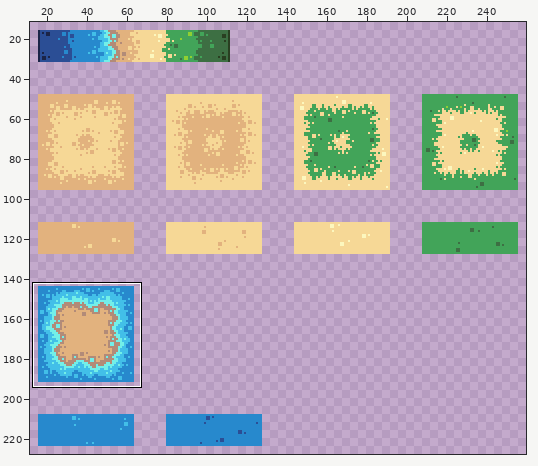
A pixel-art file gets an edit: Terrain_Basic.aseprite. Above: a wide view before the commit, with the close-up outlined.
Close-up. First the earlier version:
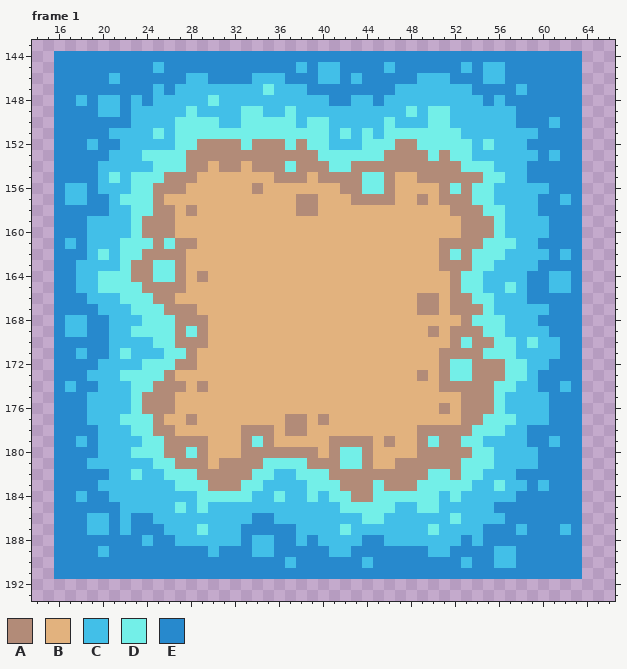
512x512 pixels, 1 frame. Shown: frame 1: x 14..66, y 143..193. The wide view leaves out empty margins. The commit also changed other frames or places, which this record leaves out.
Palette (. is transparent): A #b28b78  B #e2b27e  C #42bfe8  D #73efe8  E #2789cd
Pixels before, frame 1 (only the part around the change), first column x 14:
143 .....................................................
144 ..EEEEEEEEEEEEEEEEEEEEEEEEEEEEEEEEEEEEEEEEEEEEEEEE...
145 ..EEEEEEEEECEEEEEEEEEEEECECCEEEECEEEEEECECCEEEEEEE...
146 ..EEEEECEEEEEECCEEEECCCEEECCECEEEEECCCEEECCEEEEEEE...
147 ..EEEEEEEEECECCCCCCCCDCCCEEEEEEEECCCCCCCEEEECEEEEE...
148 ..EECECCECECCCCCDCCCCCCCCCCEECCECCCCCCCCCECEEEEEEE...
149 ..EEEECCECCCCCDCCCCDDCCDCCCCCCCCCCDCDDCCCCCCEEEEEE...
150 ..EEEEEEECCCCDDDDCCDDDDDCDDCCCCCDCCCDDCCCCCCEEECEE...
151 ..EEEEECCCCDCDDDDDDDDDDDDDDCDCDCDDDDDDDCCCCCCCEEEE...
152 ..EEECEECCCCCDDAAAADAAADADDCCCDDDAADDDDDCDCCCEEEEE...
153 ..EEEEECCCDDDDAAAAAAAAAAAADDDDDDAAAADADDCCCCCCECEE...
154 ..EEEECCCCCDDDAABAABAAADAAADDAAAAAAAAAADDDCCCEEEEE...
155 ..EEEECDCDDDAAABBBBBBBAAABAAAADDABBAAAAAADDCCEEEEE...
156 ..ECCECCCDDAAABBBBBBABBBBBBBAADDABBBBADADDCCCCCEEE...
157 ..ECCEECDDDABBBBBBBBBBBBAABBBAAAABBABAAADDCCCCEECE...
158 ..EEEEECCDDAABABBBBBBBBBAABBBBBBBBBBBBAAADDCCCEEEE...
159 ..EEECCCCDAAABBBBBBBBBBBBBBBBBBBBBBBBBBAAADCCCCEEE...
160 ..EEECCCCDAAABBBBBBBBBBBBBBBBBBBBBBBBBBAAADCCCCEEE...
161 ..ECECCCDDDADAABBBBBBBBBBBBBBBBBBBBBBAAAADDDCCEEEE...
162 ..EEECDCDDAAAABBBBBBBBBBBBBBBBBBBBBBBADADDDCCCCECE...
163 ..EECCCCDAADDABBBBBBBBBBBBBBBBBBBBBBBAAADDCCCCEEEE...
164 ..EECCDDDAADDABABBBBBBBBBBBBBBBBBBBBBBADDCCCCEECCE...
165 ..EECCDDDDAAAABBBBBBBBBBBBBBBBBBBBBBBBADDCCDCEECCE...
166 ..EEECCCDDDAABBBBBBBBBBBBBBBBBBBBBBAABAADDCCCEEEEE...
167 ..EEEECCCDDDAAABBBBBBBBBBBBBBBBBBBBAABAAADCCCCCEEE...
168 ..ECCEECCCDDDAAABBBBBBBBBBBBBBBBBBBBBBBADDDCCCEEEE...
169 ..ECCEECCDDDDADABBBBBBBBBBBBBBBBBBBBABAAADDCCCCEEE...
170 ..EEEEECCCCDDAAABBBBBBBBBBBBBBBBBBBBBBADAADDCDCCEE...
171 ..EECEECDCCCDDABBBBBBBBBBBBBBBBBBBBBBAAAADDDCCCCEE...
172 ..EEEECCCCDDDAABBBBBBBBBBBBBBBBBBBBBBADDAAADDCCEEE...
173 ..EEECCCDDDDABBBBBBBBBBBBBBBBBBBBBBABADDAAADDCEEEE...
174 ..ECEECCCDDAAABABBBBBBBBBBBBBBBBBBBBBAAAAADDCCEECE...
175 ..EEECCCCDAAABBBBBBBBBBBBBBBBBBBBBBBBBBAAADCCCCEEE...
176 ..EEECCCCDAAABBBBBBBBBBBBBBBBBBBBBBBBABAAADCCCCEEE...
177 ..EEECCCDDDABBABBBBBBBBAABABBBBBBBBBBBBAADDDCCCEEE...
178 ..EEEECCCDDAABBBBBBAAABAABBBBBBBBBBAAAAADDDCCEEEEE...
179 ..EECECCCCDDAAAABBBADABBBBBAAAABABBADAADDCCCCEECEE...
180 ..EEEECCCDDDAADABBBAAAAAAABADDABBBBAAAAADDCCCCEEEE...
181 ..EEECCCCCCDDAAABAAAADDDDAAADDABBAAAAAADDDCCCCEEEE...
182 ..EEEEECCDCCDDDAAAAADDCCDDDAAAAAAAAADDADDCCCEEEEEE...
183 ..EEEECCCCCCCDDDAAADDCCCCDDDAAADAAADDDDDCCDCCECEEE...
184 ..EECEECCCCCCCCDDDDDCCDCCDCDDAADDDDDDCDCCCCCEEEEEE...
185 ..EEEEEECCCCCDCDCCCCCCCCCCCCDDDDDCCDDCCCCCEEEEEEEE...
186 ..EEECCECEECCCCCCCCCEECCCCCCCCDDCCCCCCDCCCCEEEEEEE...
187 ..EEECCECEEECCCDCCCEEEEECCCCDCCCCCCCDCCCCEEECEEECE...
188 ..EEEEEEEECEECCCCCCECCEECECCCCEECCCCCCCECEEEEEEEEE...
189 ..EEEECEEEEEEEEECEEECCEEEEECCEEEEEEECCEEEECCEEEEEE...
190 ..EEEEEEEEEEEEEEEEEEEEECEEEEEECEEEEEEEECEECCEEEEEE...
191 ..EEEEEEEEEEEEEEEEEEEEEEEEEEEEEEEEEEEEEEEEEEEEEEEE...
192 .....................................................
193 .....................................................
The same view after the edit:
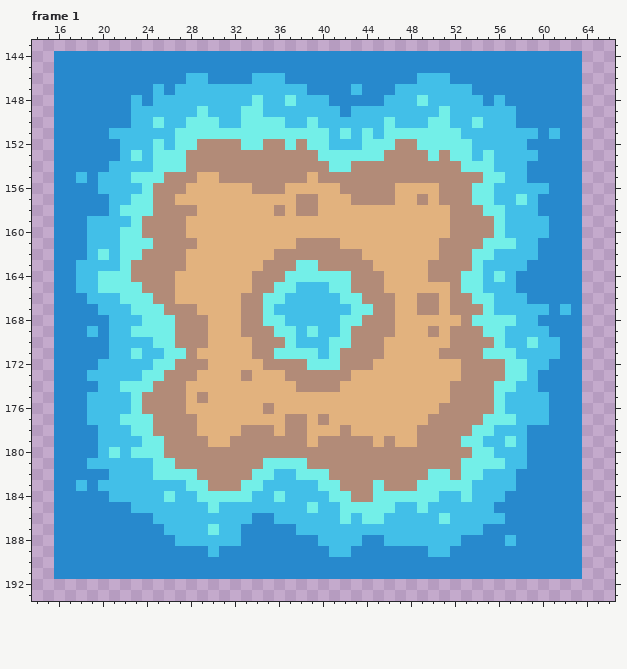
From the commit log: Single animated water tile :L
The edit:
Frame 1:
y 145: x 25 C -> E; x 38 C -> E; x 40..41 CC -> EE; x 46 C -> E; x 53 C -> E; x 55..56 CC -> EE
y 146: x 21 C -> E; x 40..41 CC -> EE; x 43 C -> E; x 55..56 CC -> EE
y 147: x 35 D -> C; x 43 E -> C; x 58 C -> E
y 148: x 18 C -> E; x 20..21 CC -> EE; x 30 D -> C; x 34 C -> D; x 37 C -> D; x 43..44 CC -> EE; x 49 C -> D
y 149: x 20..21 CC -> EE; x 28..29 DC -> CD; x 37 D -> C; x 42 C -> E; x 48 D -> C; x 50 D -> C
y 150: x 25 C -> D; x 27 D -> C; x 37 D -> C; x 40 D -> C; x 54 C -> D; x 61 C -> E
y 151: x 25 D -> C; x 61 E -> C
y 152: x 19 C -> E; x 25 C -> D; x 34 A -> D; x 55 D -> C
y 153: x 21 C -> E; x 23..24 CD -> DC; x 55 C -> D; x 61 C -> E
y 154: x 20 C -> E; x 30 B -> A; x 33 B -> A; x 37 D -> A
y 155: x 18 E -> C; x 21 D -> C; x 31..35 BBBBB -> AAAAA; x 44..45 DD -> AA; x 47..48 BB -> AA
y 156: x 17..18 CC -> EE; x 23 D -> C; x 35..36 BB -> AA; x 44..45 DD -> AA; x 52 D -> A
y 157: x 17..18 CC -> EE; x 22 D -> C; x 26 B -> A; x 58 C -> D; x 62 C -> E
y 158: x 22 C -> D; x 27 B -> A; x 36 B -> A
y 159: x 27 B -> A; x 52 B -> A
y 160: x 22 C -> D; x 27 B -> A; x 52 B -> A
y 161: x 17 C -> E; x 26 D -> A; x 38..41 BBBB -> AAAA
y 162: x 36..43 BBBBBBBB -> AAAAAAAA; x 52 D -> A; x 56 D -> C; x 60 C -> E; x 62 C -> E
y 163: x 25..26 DD -> AA; x 35..44 BBBBBBBBBB -> AAADDAAAAA; x 50 B -> A; x 55 D -> C; x 59 C -> E
y 164: x 25..27 DDA -> AAB; x 29 A -> B; x 34..45 BBBBBBBBBBBB -> AAADDDDDDAAA; x 50..51 BB -> AA; x 56 C -> D; x 58 C -> E; x 61..62 CC -> EE
y 165: x 27 A -> B; x 34..45 BBBBBBBBBBBB -> AADDCCCDDAAA; x 57..58 DC -> CE; x 61..62 CC -> EE
y 166: x 33..46 BBBBBBBBBBBBBB -> AADDCCCCCDDAAA
y 167: x 33..46 BBBBBBBBBBBBBB -> AADCCCCCCCDDAA; x 62 E -> C
y 168: x 17..18 CC -> EE; x 33..46 BBBBBBBBBBBBBB -> AADDCCCCCDDAAA; x 57 C -> D
y 169: x 17..19 CCE -> EEC; x 28 D -> A; x 33..46 BBBBBBBBBBBBBB -> AAADDCDCCDAAAA
y 170: x 34..45 BBBBBBBBBBBB -> AAADCCCDDAAA; x 53 D -> A; x 57 D -> C
y 171: x 18 C -> E; x 22..23 DC -> CD; x 34..45 BBBBBBBBBBBB -> AADDDDCDAAAA
y 172: x 24 D -> C; x 29 B -> A; x 35..44 BBBBBBBBBB -> AAAADDDAAA; x 51..53 ADD -> BBA
y 173: x 22..23 DD -> CC; x 27..28 BB -> AA; x 33 B -> A; x 37..42 BBBBBB -> AAAAAA; x 49 A -> B; x 51..53 ADD -> BBA
y 174: x 17 C -> E; x 22 C -> D; x 29 A -> B; x 38..41 BBBB -> AAAA; x 51 A -> B; x 62 C -> E
y 175: x 27 B -> A; x 29 B -> A; x 52 B -> A
y 176: x 27 B -> A; x 35 B -> A; x 52 B -> A
y 177: x 26..27 BB -> AA; x 50..52 BBB -> AAA
y 178: x 27..28 BB -> AA; x 42 B -> A; x 56 D -> C
y 179: x 18 C -> E; x 32 B -> A; x 34 D -> A; x 36..38 BBB -> AAA; x 40 B -> A; x 50 D -> A; x 57 C -> D; x 61 C -> E
y 180: x 21 C -> D; x 28 D -> A; x 30..32 BBB -> AAA; x 40 B -> A; x 42..43 DD -> AA; x 45..48 BBBB -> AAAA; x 59 C -> E
y 181: x 30 B -> A; x 42..43 DD -> AA; x 45..46 BB -> AA; x 56 C -> D; x 59 C -> E
y 182: x 23 D -> C; x 25 C -> D
y 183: x 18 E -> C; x 27 D -> C; x 39 D -> C; x 56 D -> C; x 58 C -> E; x 60 C -> E
y 184: x 18 C -> E; x 26 C -> D; x 39 D -> C; x 52..53 DC -> CD; x 57 C -> E
y 185: x 22 C -> E; x 27 D -> C; x 29..30 DC -> CD; x 39 C -> D; x 50 D -> C
y 186: x 19..20 CC -> EE; x 22 C -> E; x 42 C -> D; x 51..52 CD -> DC
y 187: x 19..20 CC -> EE; x 22 C -> E; x 29..30 DC -> CD; x 42 D -> C; x 50 D -> C; x 58 C -> E; x 62 C -> E
y 188: x 24 C -> E; x 34..35 CC -> EE; x 38 C -> E; x 54 C -> E; x 57 E -> C
y 189: x 20 C -> E; x 34..35 CC -> EE; x 56..57 CC -> EE
y 190: x 37 C -> E; x 44 C -> E; x 53 C -> E; x 56..57 CC -> EE
Changed places in both close-ups, as pixel boxes (x1, y1, x2, y2):
changed: (65, 62, 571, 568)
